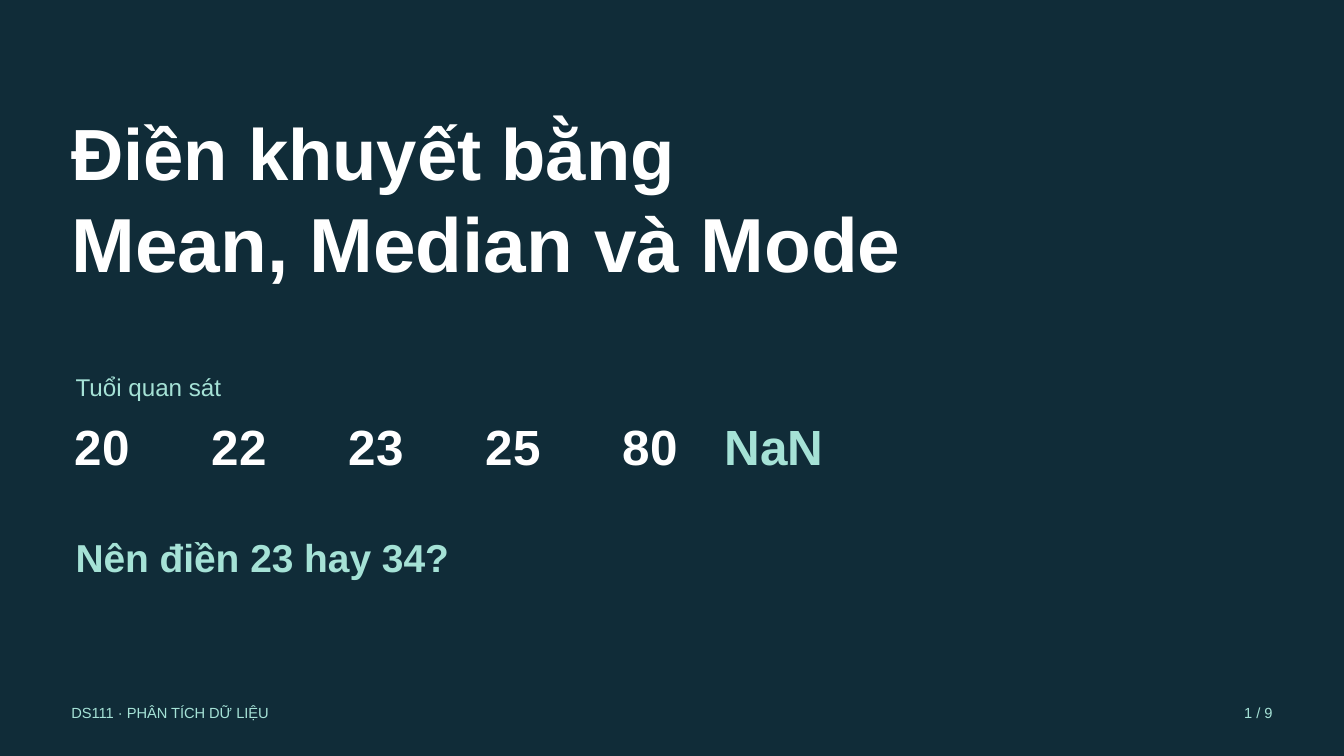
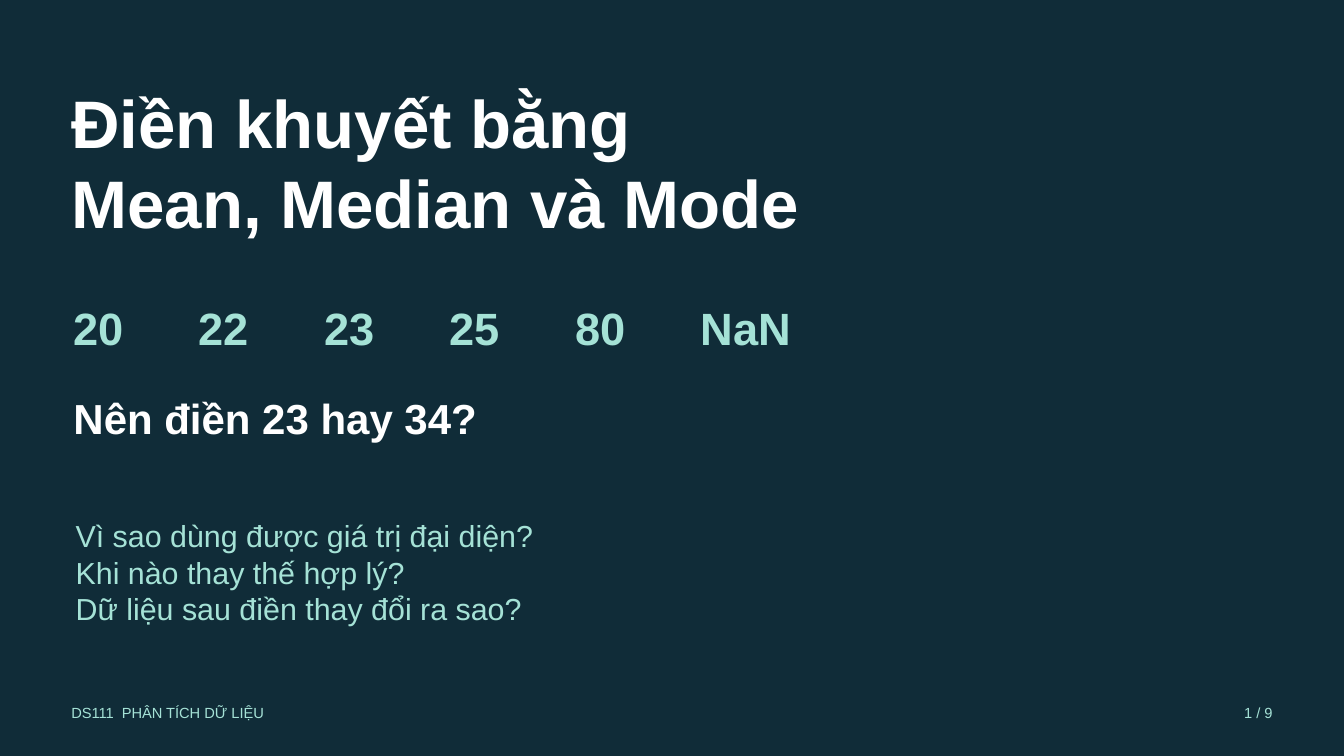
Before and after one commit to ncat218/Seminar-DS111, a slide deck: slide 1 of presentation/seminar_15min.pptx. Drawn at 1344x756 pixels with LibreOffice and Linux fonts; fonts in the diff are those of the drawing. Boxes give left, top, right and bottom in pixels: in the first picture for what was removed or moved away, otherwise in the second. Text is boxed around its words. In the diff, an @@ line names an element or a change of style, - is before the commit and + after.

```diff
--- a/presentation/seminar_15min.pptx
+++ b/presentation/seminar_15min.pptx
@@ text "Điền khuyết bằng": place and size @@
-text "Điền khuyết bằng" at [71, 123, 675, 194]
+text "Điền khuyết bằng" at [71, 94, 798, 239]
@@ text at [71, 94, 630, 160]: size 51.8 to 48 pt in "Điền khuyết bằng" @@
@@ text at [71, 178, 798, 239]: paragraph added @@
+Mean, Median và Mode
@@ text removed at [71, 215, 901, 284] @@
-Mean, Median và Mode
@@ text at [73, 313, 790, 346]: text changed; size 35.2 to 32.2 pt; text colour #FFFFFF to #A5E2D6 @@
-20 22 23 25 80
+20 22 23 25 80 NaN
@@ text "Nên điền 23 hay 34?": place and size @@
-text "Nên điền 23 hay 34?" at [76, 542, 449, 579]
+text "Nên điền 23 hay 34?" at [73, 401, 476, 442]
@@ text "Nên điền 23 hay 34?" at [73, 401, 476, 442]: size 27.8 to 30 pt, text colour #A5E2D6 to #FFFFFF @@
@@ text removed at [76, 376, 221, 401] @@
-Tuổi quan sát
@@ text removed at [724, 431, 823, 466] @@
-NaN
@@ text added at [76, 524, 533, 626], 21.8 pt, text #A5E2D6 @@
+Vì sao dùng được giá trị đại diện?
+Khi nào thay thế hợp lý?
+Dữ liệu sau điền thay đổi ra sao?
@@ text at [71, 706, 264, 721]: text changed @@
-DS111 · PHÂN TÍCH DỮ LIỆU
+DS111 PHÂN TÍCH DỮ LIỆU
```
Also in this commit, not shown: 1 other slide changed, 7 slides added, 7 slides removed, 17 other files.
